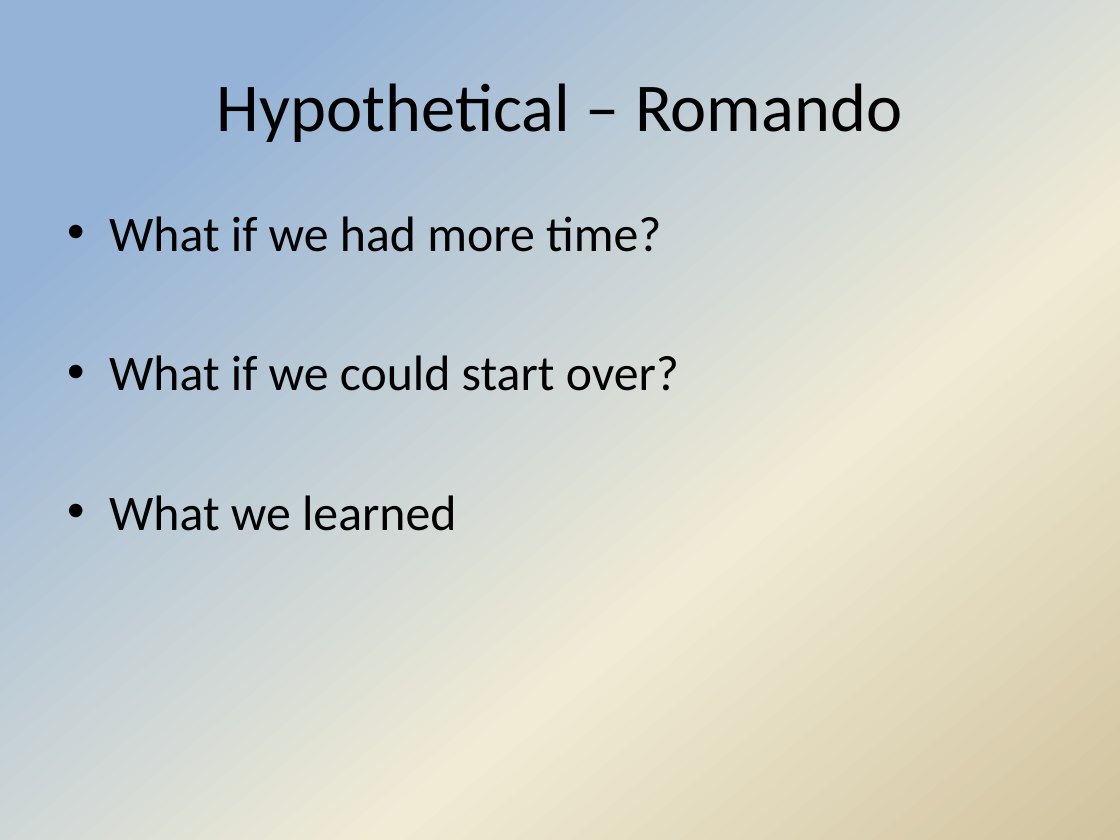
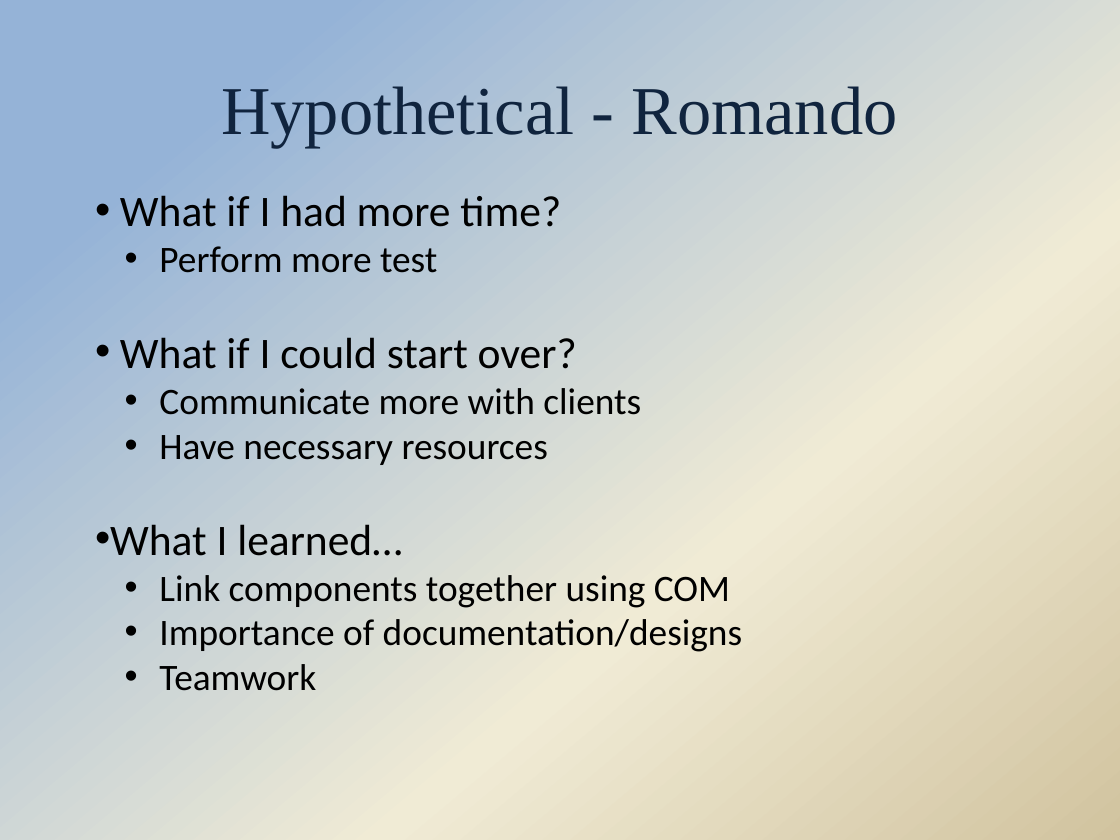
Before and after one commit to Hdtran89/ImageProcessing, a slide deck: slide 20 of A Team Documents/Final presentation.pptx (slide 12 before the commit). Drawn at 1120x840 pixels with LibreOffice and Linux fonts; fonts in the diff are those of the drawing; background and template pictures are left out. Boxes give left, top, right and bottom in pixels: in the first picture for what was removed or moved away, otherwise in the second. Text is boxed around its words. In the diff, an @@ line names an element or a change of style, - is before the commit and + after.

```diff
--- a/A Team Documents/Final presentation.pptx
+++ b/A Team Documents/Final presentation.pptx
@@ title at bbox=[221, 86, 898, 148]: text changed; font Calibri to Times New Roman; text colour #000000 to #0F243E @@
-Hypothetical – Romando
+Hypothetical - Romando
@@ text added at bbox=[110, 195, 742, 691], 24 pt, text #000000 @@
+• What if I had more time?
+  • Perform more test
+• What if I could start over?
+  • Communicate more with clients
+  • Have necessary resources
+• What I learned…
+  • Link components together using COM
+  • Importance of documentation/designs
+  • Teamwork
@@ text removed at bbox=[109, 216, 679, 531] @@
-• What if we had more time?
-• What if we could start over?
-• What we learned
```
Also in this commit, not shown: 13 other slides changed, 9 slides added, 1 slide removed.
